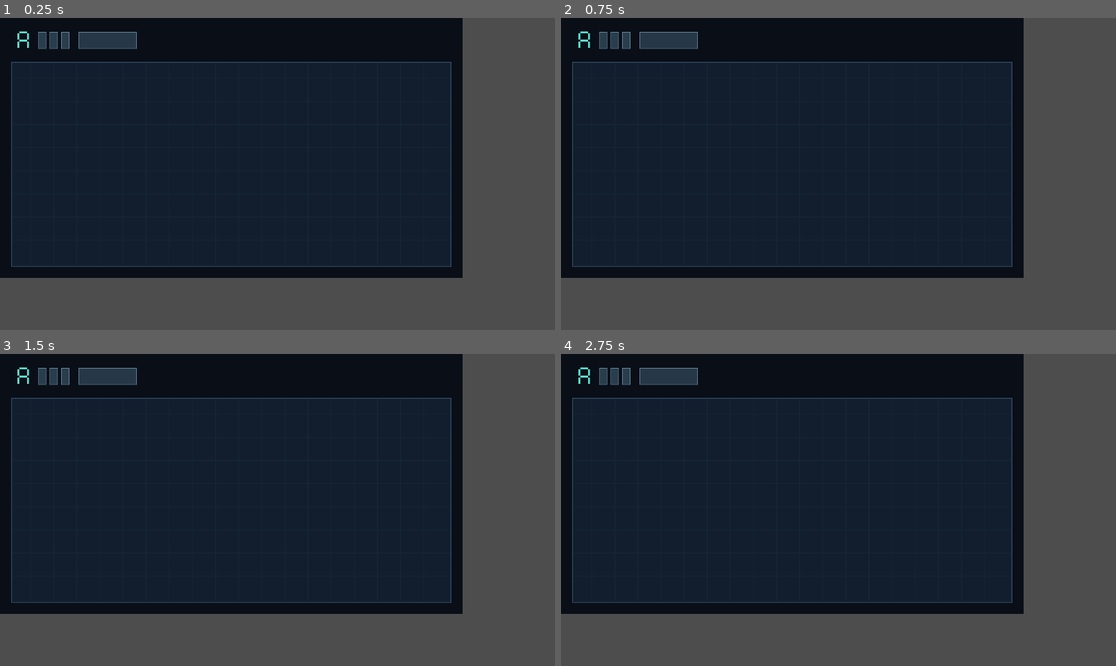
Above: before the commit, frames 1-4 (two rows, left to right).
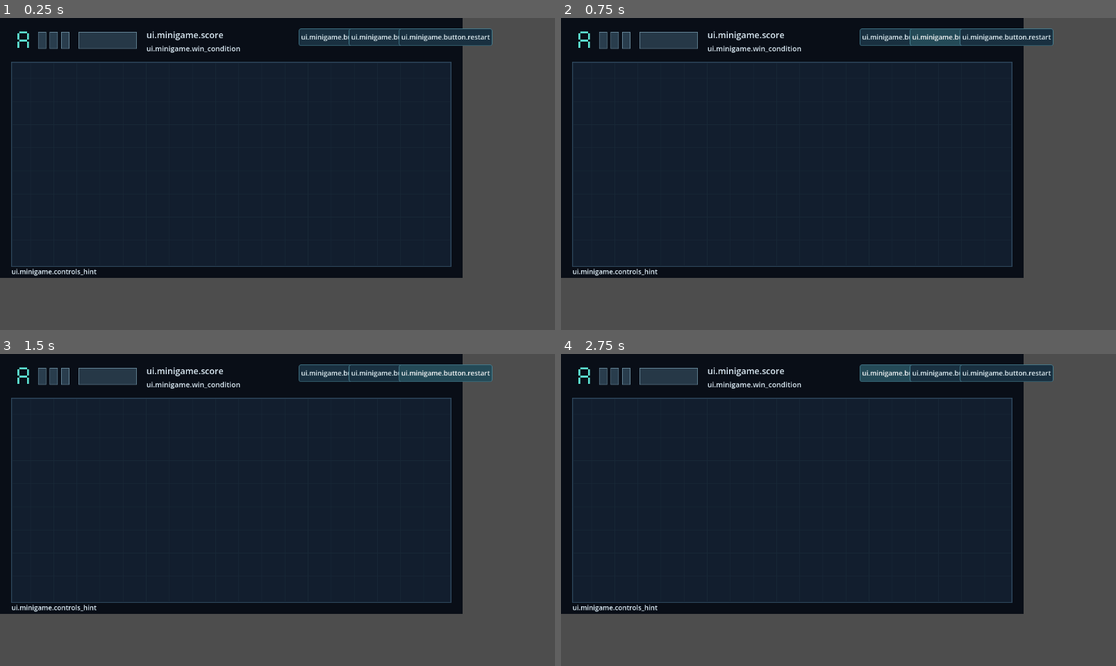
Above: after the commit, the same moments.

Repository: Creative36711/synapse
Game: Godot game, scene res://runtime/scenes/arena.tscn
Same seed, same stepped clock (60 frames per second), same inputs: the game is played once before the commit and once after it. This scene is started directly instead of the project's main scene.
Inputs (mouse positions are in pixels of both pictures, inside the frame that each line leads up to):
- Up to frame 1 (0.25 s): no input
- Up to frame 2 (0.75 s): click (955, 36) at 0.5 s, where only the run after the commit has a clickable "ui.minigame.button.pause"
- Up to frame 3 (1.5 s): click (444, 372) at 1.25 s, where only the run after the commit has a clickable "ui.minigame.button.restart"
- Up to frame 4 (2.75 s): click (905, 372) at 2 s, where only the run after the commit has a clickable "ui.minigame.button.start"

The runs differ from the first frame. In frame 1, 2.4% of the frame differs, in the area x 2-89%, y 3-83%; in frame 2, 2.4%; in frame 3, 2.4%; in frame 4, 2.4%.

Commit message:
feat: localize arena game UI
Co-authored-by: arena-agent <297053741+arena-agent@users.noreply.github.com>

Diff:
--- a/game/cli/main.gd
+++ b/game/cli/main.gd
@@ -178,8 +178,9 @@
 		shot_path,
 		entity_payload,
 	]
-	if input_requested:
-		renderer_command.append(Marshalls.raw_to_base64(JSON.stringify(input_actions).to_utf8_buffer()))
+	renderer_command.append(Marshalls.raw_to_base64(JSON.stringify(input_actions).to_utf8_buffer()))
+	renderer_command.append(locale)
+	renderer_command.append(str(input_requested))
 	var renderer_output: Array = []
 	var renderer_exit := OS.execute("env", renderer_command, renderer_output, true)
 	if renderer_exit != 0 or not _has_frame_marker(renderer_output, frame_count):
--- /dev/null
+++ b/game/runtime/locale_catalog.gd
@@ -0,0 +1,41 @@
+extends RefCounted
+
+const FontStack = preload("res://theme/font_stack.gd")
+const SUPPORTED_LOCALES := ["en", "ru", "zh-Hans", "ja", "pt-BR", "de", "fr", "ko"]
+const REQUIRED_MINIGAME_KEYS := [
+	"ui.minigame.score",
+	"ui.minigame.win_condition",
+	"ui.minigame.controls_hint",
+	"ui.minigame.button.start",
+	"ui.minigame.button.pause",
+	"ui.minigame.button.restart",
+]
+
+
+static func install(locale: String) -> Dictionary:
+	if locale not in SUPPORTED_LOCALES:
+		return {"ok": false, "key": REQUIRED_MINIGAME_KEYS[0]}
+	var catalog_path := ProjectSettings.globalize_path("res://../locales/%s.json" % locale).simplify_path()
+	if not FileAccess.file_exists(catalog_path):
+		return {"ok": false, "key": REQUIRED_MINIGAME_KEYS[0]}
+	var catalog_file := FileAccess.open(catalog_path, FileAccess.READ)
+	if catalog_file == null:
+		return {"ok": false, "key": REQUIRED_MINIGAME_KEYS[0]}
+	var catalog_value = JSON.parse_string(catalog_file.get_as_text())
+	catalog_file.close()
+	if typeof(catalog_value) != TYPE_DICTIONARY:
+		return {"ok": false, "key": REQUIRED_MINIGAME_KEYS[0]}
+	var translation := Translation.new()
+	translation.locale = locale
+	for key in REQUIRED_MINIGAME_KEYS:
+		var translated_value: Variant = catalog_value.get(key, null)
+		if typeof(translated_value) != TYPE_STRING:
+			return {"ok": false, "key": key}
+		translation.add_message(StringName(key), String(translated_value))
+	var theme_locale := locale if FontStack.FONT_STACKS.has(locale) else "en"
+	var theme: Theme = FontStack.build_theme(theme_locale)
+	if theme == null:
+		return {"ok": false, "key": REQUIRED_MINIGAME_KEYS[0]}
+	TranslationServer.add_translation(translation)
+	TranslationServer.set_locale(locale)
+	return {"ok": true, "theme": theme}
--- a/game/runtime/render_game.gd
+++ b/game/runtime/render_game.gd
@@ -2,12 +2,13 @@
 
 const VIEW_SIZE := Vector2i(960, 540)
 const EntityInstance = preload("res://runtime/entity_instance.gd")
+const LocaleCatalog = preload("res://runtime/locale_catalog.gd")
 
 
 func _initialize() -> void:
 	var args := OS.get_cmdline_user_args()
-	if args.size() not in [3, 4, 5]:
-		_emit_error("runtime.arguments.invalid", {"expected": [3, 4, 5], "actual": args.size()})
+	if args.size() not in [3, 4, 5, 7]:
+		_emit_error("runtime.arguments.invalid", {"expected": [3, 4, 5, 7], "actual": args.size()})
 		return
 	var frame_count_text := args[1]
 	if not frame_count_text.is_valid_int() or frame_count_text.to_int() < 1:
@@ -22,18 +23,36 @@
 			return
 		entity_definitions = parsed_entities
 	var input_actions: Array = []
+	var explicit_input := false
+	var locale := "en"
 	if args.size() == 5:
+		var legacy_input_json := Marshalls.base64_to_raw(args[4]).get_string_from_utf8()
+		var legacy_input = JSON.parse_string(legacy_input_json)
+		if typeof(legacy_input) != TYPE_ARRAY:
+			_emit_error("runtime.arguments.invalid", {"expected": "input action array", "actual": typeof(legacy_input)})
+			return
+		input_actions = legacy_input
+		explicit_input = true
+	elif args.size() == 7:
 		var input_json := Marshalls.base64_to_raw(args[4]).get_string_from_utf8()
 		var parsed_input = JSON.parse_string(input_json)
 		if typeof(parsed_input) != TYPE_ARRAY:
 			_emit_error("runtime.arguments.invalid", {"expected": "input action array", "actual": typeof(parsed_input)})
 			return
 		input_actions = parsed_input
-	call_deferred("_render", args[0], frame_count_text.to_int(), args[2], entity_definitions, input_actions, args.size() == 5)
+		locale = String(args[5])
+		explicit_input = String(args[6]) == "true"
+	call_deferred("_render", args[0], frame_count_text.to_int(), args[2], entity_definitions, input_actions, explicit_input, locale)
 
 
-func _render(scene_path: String, frame_count: int, output_path: String, entity_definitions: Array, input_actions: Array, explicit_input: bool) -> void:
+func _render(scene_path: String, frame_count: int, output_path: String, entity_definitions: Array, input_actions: Array, explicit_input: bool, locale: String) -> void:
 	root.size = VIEW_SIZE
+	var localization := LocaleCatalog.install(locale)
+	if not bool(localization.get("ok", false)):
+		var missing_key := String(localization.get("key", "ui.minigame.score"))
+		_emit_error("locale.key.missing", {"path": "/locales/" + locale, "expected": missing_key, "actual": null, "locale": locale, "catalog": locale + ".json"})
+		return
+	root.theme = localization.get("theme")
 	var packed_scene := load(scene_path) as PackedScene
 	if packed_scene == null:
 		_emit_error("runtime.scene.load_failed", {"actual": scene_path})
--- a/game/runtime/scenes/arena.gd
+++ b/game/runtime/scenes/arena.gd
@@ -3,6 +3,12 @@
 const VIEW_SIZE := Vector2(960.0, 540.0)
 const DEFAULT_PLAYER_POSITION := Vector2(120.0, 270.0)
 const PLAYER_BOUNDS := Rect2(Vector2(24.0, 92.0), Vector2(912.0, 424.0))
+const SCORE_TEXT_KEY := "ui.minigame.score"
+const WIN_CONDITION_KEY := "ui.minigame.win_condition"
+const CONTROLS_HINT_KEY := "ui.minigame.controls_hint"
+const START_BUTTON_KEY := "ui.minigame.button.start"
+const PAUSE_BUTTON_KEY := "ui.minigame.button.pause"
+const RESTART_BUTTON_KEY := "ui.minigame.button.restart"
 const DIGIT_SEGMENTS := {
 	0: [0, 1, 2, 4, 5, 6],
 	1: [1, 2],
@@ -26,6 +32,9 @@
 var _explicit_input := false
 var _frame_index := 0
 var _input_action_count := 0
+var _score_label: Label
+var _win_condition_label: Label
+var _controls_hint_label: Label
 
 
 func configure_input(actions: Array) -> void:
@@ -35,7 +44,88 @@
 
 func _ready() -> void:
 	set_process(true)
+	_create_localized_ui()
 	call_deferred("_bind_entities")
+
+
+func _create_localized_ui() -> void:
+	var layer := CanvasLayer.new()
+	layer.name = "LocalizedGameUI"
+	add_child(layer)
+	var ui_root := Control.new()
+	ui_root.name = "UIRoot"
+	ui_root.position = Vector2.ZERO
+	ui_root.size = VIEW_SIZE
+	ui_root.mouse_filter = Control.MOUSE_FILTER_IGNORE
+	ui_root.theme = get_tree().root.theme
+	layer.add_child(ui_root)
+
+	_score_label = _add_ui_label(ui_root, "ScoreLabel", Vector2(304, 22), Vector2(300, 28), 18)
+	_win_condition_label = _add_ui_label(ui_root, "WinConditionLabel", Vector2(304, 52), Vector2(300, 24), 15)
+	_controls_hint_label = _add_ui_label(ui_root, "ControlsHintLabel", Vector2(24, 517), Vector2(912, 20), 14)
+	_add_ui_button(ui_root, "StartButton", START_BUTTON_KEY, Vector2(620, 22), Vector2(100, 36))
+	_add_ui_button(ui_root, "PauseButton", PAUSE_BUTTON_KEY, Vector2(724, 22), Vector2(100, 36))
+	_add_ui_button(ui_root, "RestartButton", RESTART_BUTTON_KEY, Vector2(828, 22), Vector2(104, 36))
+	_refresh_localized_text()
+
+
+func _add_ui_label(parent: Control, node_name: String, position: Vector2, size: Vector2, font_size: int) -> Label:
+	var label := Label.new()
+	label.name = node_name
+	label.position = position
+	label.size = size
+	label.mouse_filter = Control.MOUSE_FILTER_IGNORE
+	label.add_theme_color_override("font_color", Color(0.88, 0.94, 0.98, 1.0))
+	label.add_theme_font_size_override("font_size", font_size)
+	parent.add_child(label)
+	return label
+
+
+func _add_ui_button(parent: Control, node_name: String, translation_key: String, position: Vector2, size: Vector2) -> void:
+	var button := Button.new()
+	button.name = node_name
+	button.position = position
+	button.size = size
+	button.focus_mode = Control.FOCUS_NONE
+	button.add_theme_font_size_override("font_size", 14)
+	button.add_theme_color_override("font_color", Color(0.92, 0.97, 0.99, 1.0))
+	button.add_theme_color_override("font_hover_color", Color(1.0, 1.0, 1.0, 1.0))
+	button.add_theme_stylebox_override("normal", _button_style(Color(0.10, 0.19, 0.25, 1.0)))
+	button.add_theme_stylebox_override("hover", _button_style(Color(0.14, 0.29, 0.34, 1.0)))
+	button.add_theme_stylebox_override("pressed", _button_style(Color(0.08, 0.15, 0.20, 1.0)))
+	button.add_theme_stylebox_override("focus", _button_style(Color(0.10, 0.19, 0.25, 1.0)))
+	button.text = _translate_text(translation_key)
+	parent.add_child(button)
+
+
+func _button_style(background: Color) -> StyleBoxFlat:
+	var style := StyleBoxFlat.new()
+	style.bg_color = background
+	style.border_color = Color(0.28, 0.50, 0.57, 1.0)
+	style.set_border_width_all(1)
+	style.set_corner_radius_all(4)
+	style.content_margin_left = 5.0
+	style.content_margin_right = 5.0
+	return style
+
+
+func _translate_text(key: String, parameters: Dictionary = {}) -> String:
+	return TranslationServer.translate(StringName(key)).format(parameters)
+
+
+func _refresh_localized_text() -> void:
+	if _score_label == null:
+		return
+	var score := 0
+	var target := 3
+	if _player != null:
+		var properties: Dictionary = _player.get("properties")
+		score = int(properties.get("score", 0))
+		target = int(properties.get("win_target", 3))
+	_score_label.text = _translate_text(SCORE_TEXT_KEY, {"score": score})
+	_win_condition_label.text = _translate_text(WIN_CONDITION_KEY, {"target": target})
+	# This top-down scene has no jump action; the shared hint uses a dash for not applicable.
+	_controls_hint_label.text = _translate_text(CONTROLS_HINT_KEY, {"left": "←/↑", "right": "→/↓", "jump": "—"})
 
 
 func _bind_entities() -> void:
@@ -79,6 +169,7 @@
 	for action in _actions_by_frame.get(_frame_index, []):
 		_apply_action(String(action))
 	_frame_index += 1
+	_refresh_localized_text()
 	queue_redraw()
 
 
